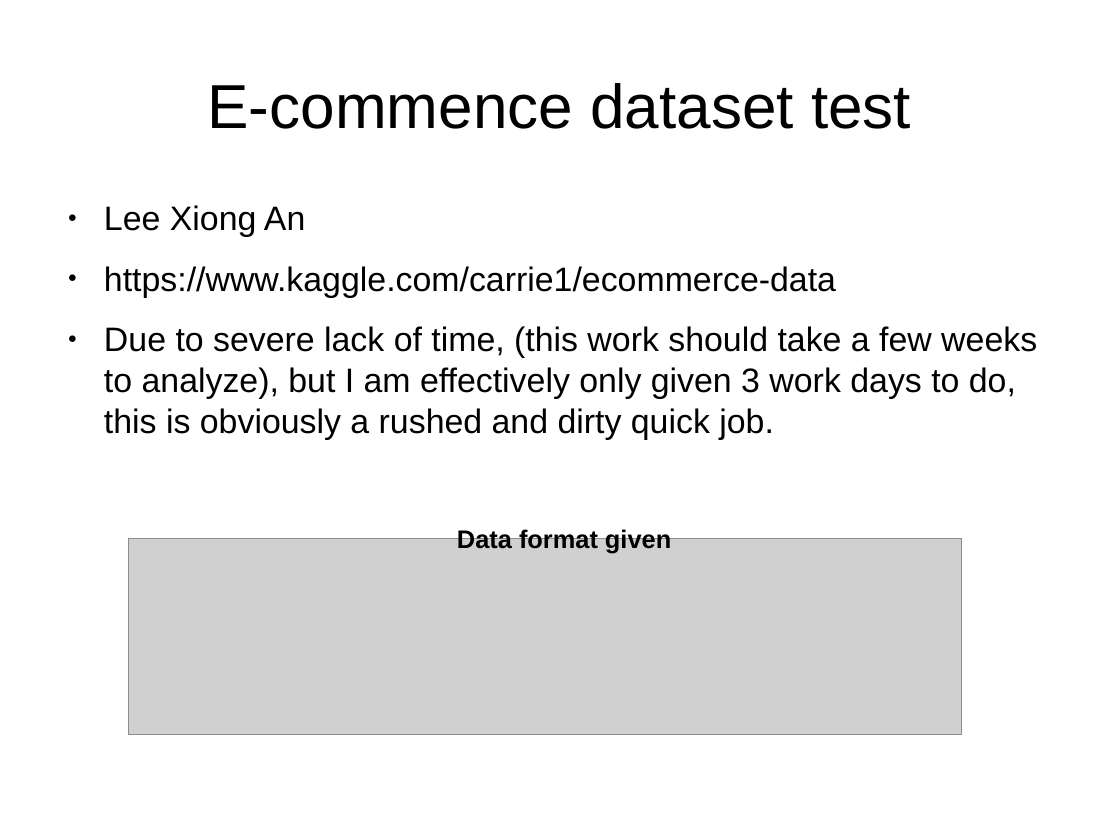
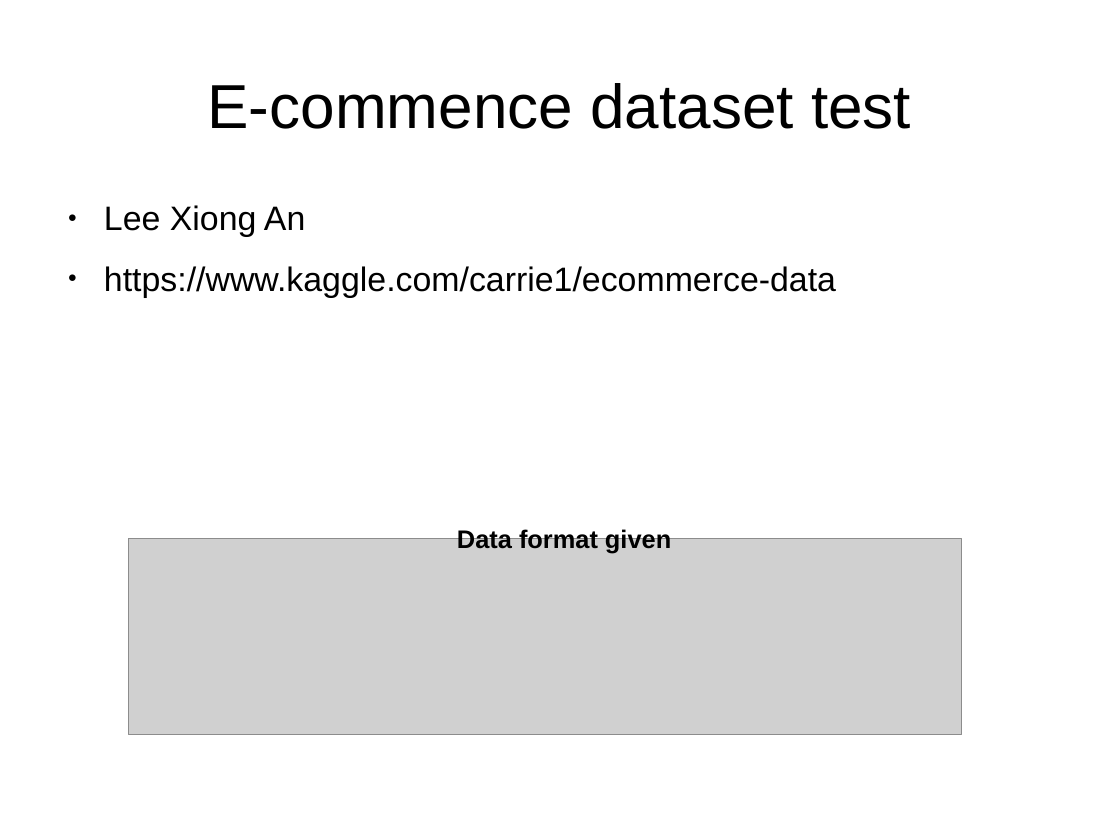
Before and after one commit to leexa90/E-commece-Data-Science, a slide deck: slide 2 of Present.odp (slide 1 before the commit). Drawn at 1120x840 pixels with LibreOffice and Linux fonts; fonts in the diff are those of the drawing; grey boxes stand for pictures. Boxes give left, top, right and bottom in pixels: in the first picture for what was removed or moved away, otherwise in the second. Text is boxed around its words. In the diff, an @@ line names an element or a change of style, - is before the commit and + after.

```diff
--- a/Present.odp
+++ b/Present.odp
@@ text at (104, 326, 1037, 439): paragraph removed @@
-● Due to severe lack of time, (this work should take a few weeks to analyze), but I am effectively only given 3 work days to do, this is obviously a rushed and dirty quick job.
```
Also in this commit, not shown: 9 other slides changed, 8 slides added, 1 slide removed, 4 other files.
